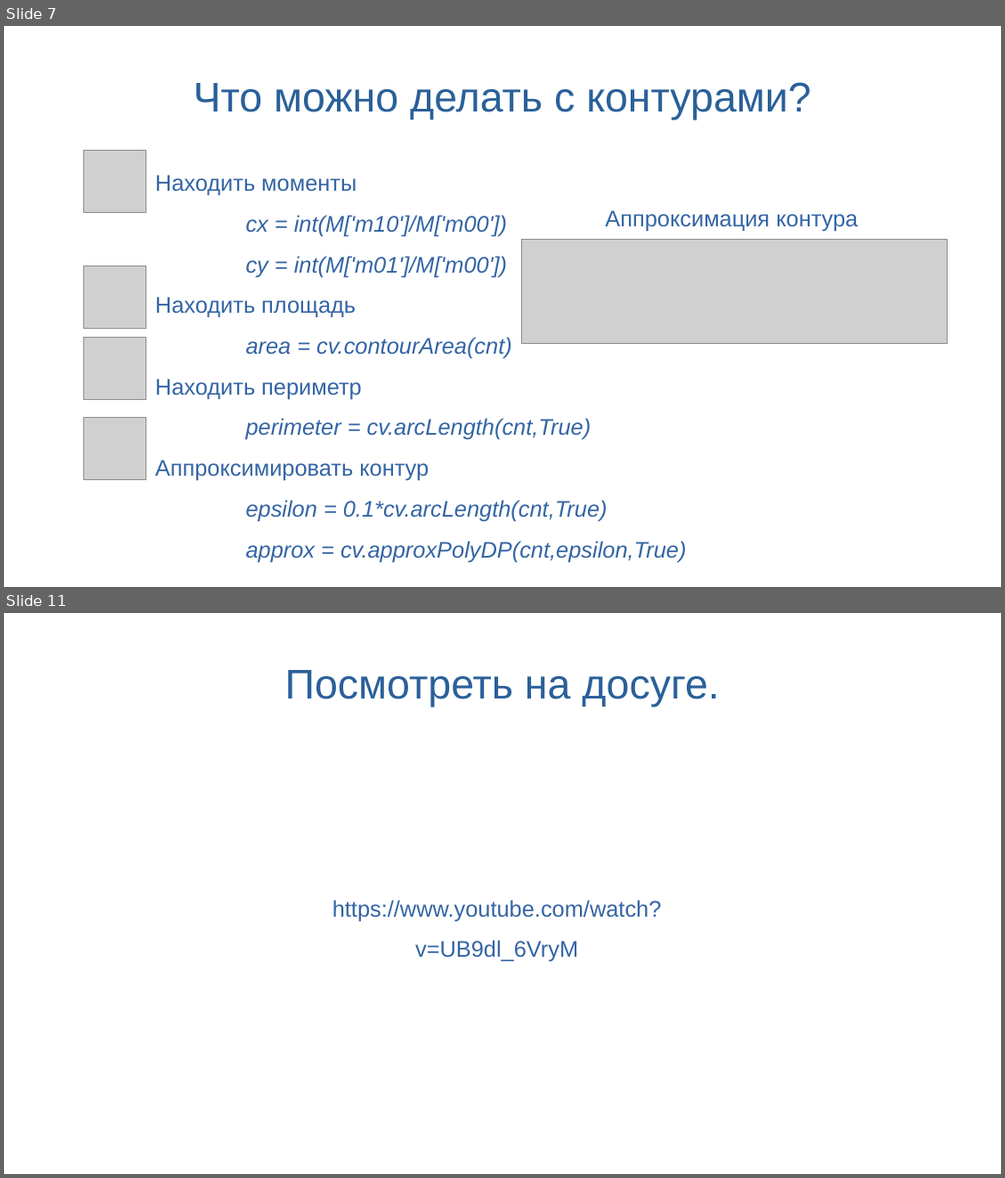
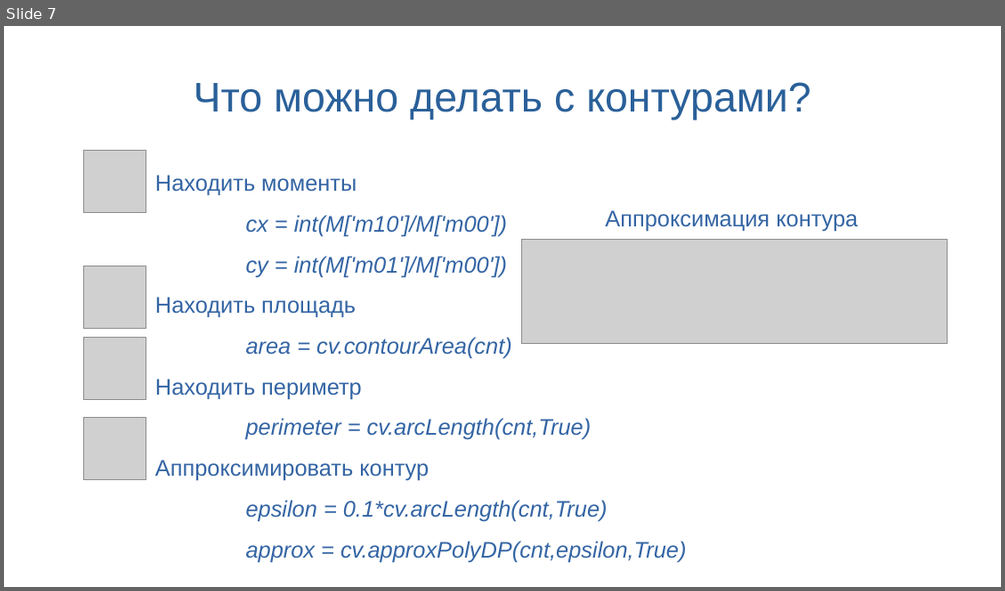
Before and after one commit to SynI20N/ING, a slide deck: Занятие12.odp. Shown one above the other, each under a label of ours: slides 7 and 11 before the commit, slide 7 after it; the slides between them are not shown. The pictures are 1005x1178 and 1005x591 pixels, drawn with LibreOffice and Linux fonts; fonts in the diff are those of the drawing; grey boxes stand for pictures; background and template pictures are left out. Boxes give left, top, right and bottom in pixels: in the first picture for what was removed or moved away, otherwise in the second. Text is boxed around its words. In the diff, an @@ line names an element or a change of style, - is before the commit and + after.

```diff
--- a/Занятие12.odp
+++ b/Занятие12.odp
@@ slide 11 removed at [4, 613, 1001, 1174], background picture (left out) @@
@@ title removed at [285, 670, 719, 706] @@
-Посмотреть на досуге.
@@ text removed at [332, 900, 662, 962] @@
-https://www.youtube.com/watch?v=UB9dl_6VryM
```
Also in this commit, not shown: 2 slides changed, 4 slides added, 3 other slides removed, 1 other file.
